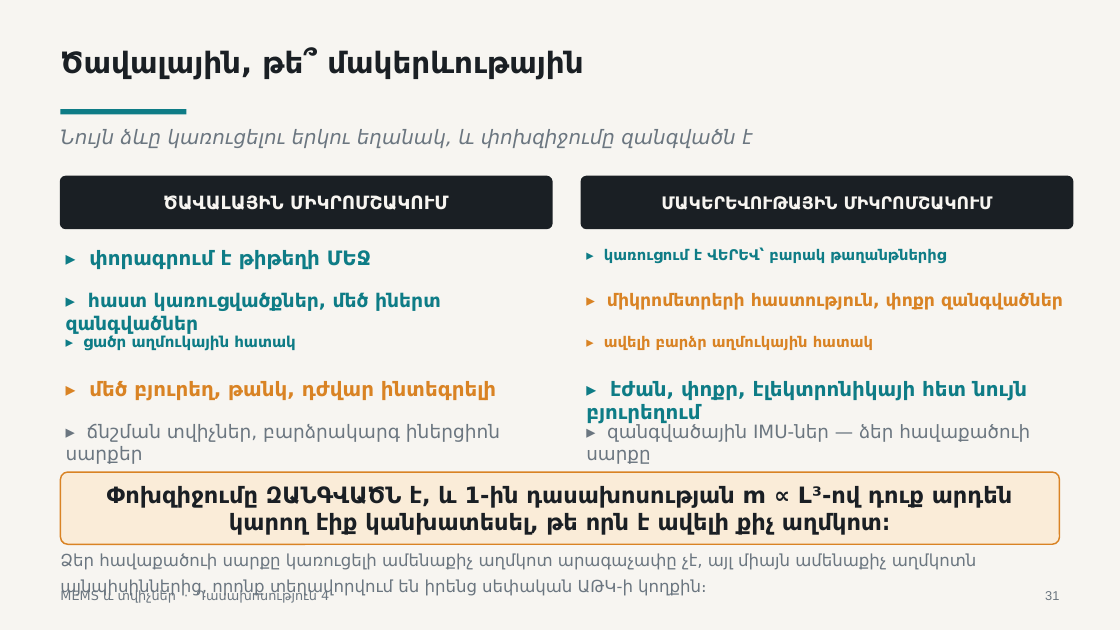
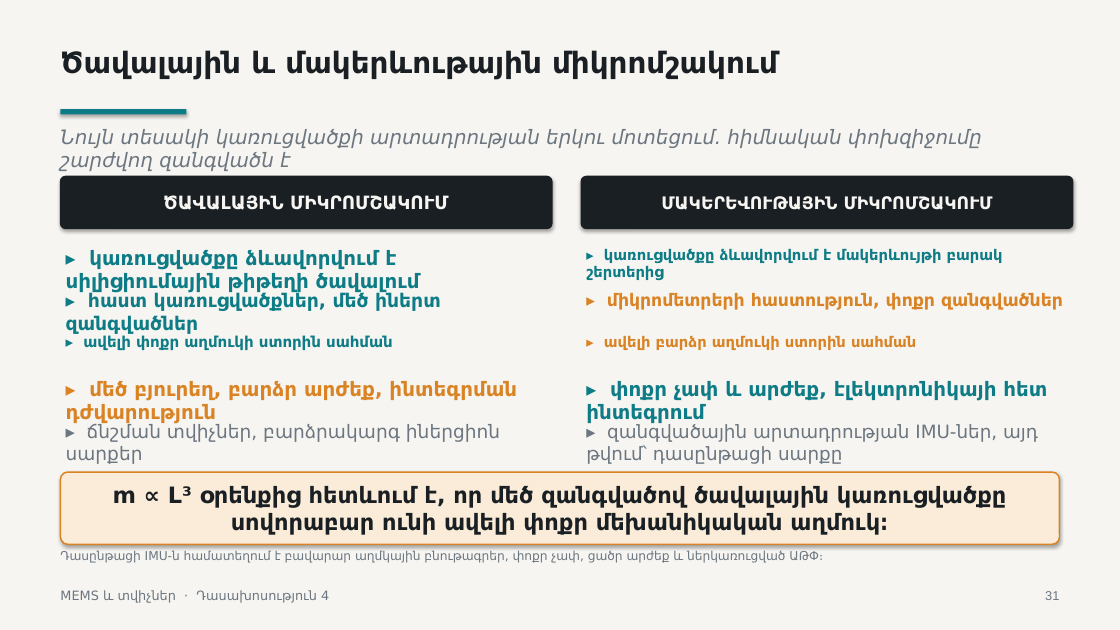
Before and after one commit to Vhovh99/mems-and-sensors-subject, a slide deck: slide 31 of lectures/lecture-04/output/L4-MEMS-structures-transduction-and-packaging-HY.pptx. Drawn at 1120x630 pixels with LibreOffice and Linux fonts; fonts in the diff are those of the drawing. Boxes give left, top, right and bottom in pixels: in the first picture for what was removed or moved away, otherwise in the second. Text is boxed around its words. In the diff, an @@ line names an element or a change of style, - is before the commit and + after.

```diff
--- a/lectures/lecture-04/output/L4-MEMS-structures-transduction-and-packaging-HY.pptx
+++ b/lectures/lecture-04/output/L4-MEMS-structures-transduction-and-packaging-HY.pptx
@@ text at (x1=60, y1=50, x2=778, y2=79): text changed @@
-Ծավալային, թե՞ մակերևութային
+Ծավալային և մակերևութային միկրոմշակում
@@ text at (x1=60, y1=129, x2=982, y2=171): text changed @@
-Նույն ձևը կառուցելու երկու եղանակ, և փոխզիջումը զանգվածն է
+Նույն տեսակի կառուցվածքի արտադրության երկու մոտեցում. հիմնական փոխզիջումը շարժվող զանգվածն է
@@ text at (x1=66, y1=250, x2=420, y2=294): text changed @@
-▸ փորագրում է թիթեղի ՄԵՋ
+▸ կառուցվածքը ձևավորվում է սիլիցիումային թիթեղի ծավալում
@@ text at (x1=586, y1=248, x2=1003, y2=280): text changed @@
-▸ կառուցում է ՎԵՐԵՎ՝ բարակ թաղանթներից
+▸ կառուցվածքը ձևավորվում է մակերևույթի բարակ շերտերից
@@ text at (x1=83, y1=335, x2=393, y2=350): text changed @@
-▸ ցածր աղմուկային հատակ
+▸ ավելի փոքր աղմուկի ստորին սահման
@@ text at (x1=604, y1=336, x2=916, y2=350): text changed @@
-▸ ավելի բարձր աղմուկային հատակ
+▸ ավելի բարձր աղմուկի ստորին սահման
@@ text at (x1=66, y1=381, x2=517, y2=425): text changed @@
-▸ մեծ բյուրեղ, թանկ, դժվար ինտեգրելի
+▸ մեծ բյուրեղ, բարձր արժեք, ինտեգրման դժվարություն
@@ text at (x1=586, y1=381, x2=1047, y2=425): text changed @@
-▸ էժան, փոքր, էլեկտրոնիկայի հետ նույն բյուրեղում
+▸ փոքր չափ և արժեք, էլեկտրոնիկայի հետ ինտեգրում
@@ text at (x1=586, y1=424, x2=1038, y2=464): text changed @@
-▸ զանգվածային IMU-ներ — ձեր հավաքածուի սարքը
+▸ զանգվածային արտադրության IMU-ներ, այդ թվում՝ դասընթացի սարքը
@@ shadow on in 5 elements at (x1=60, y1=176, x2=552, y2=229), (x1=581, y1=176, x2=1073, y2=229), (x1=0, y1=0, x2=1120, y2=630), (x1=60, y1=109, x2=187, y2=114), (x1=60, y1=472, x2=1060, y2=544) @@
@@ text in rounded rectangle at (x1=113, y1=486, x2=1006, y2=535): text changed @@
-Փոխզիջումը ԶԱՆԳՎԱԾՆ է, և 1-ին դասախոսության m ∝ L³-ով դուք արդեն կարող էիք կանխատեսել, թե որն է ավելի քիչ աղմկոտ։
+m ∝ L³ օրենքից հետևում է, որ մեծ զանգվածով ծավալային կառուցվածքը սովորաբար ունի ավելի փոքր մեխանիկական աղմուկ։
@@ text at (x1=60, y1=551, x2=823, y2=563): text changed; size 14.2 to 10.5 pt @@
-Ձեր հավաքածուի սարքը կառուցելի ամենաքիչ աղմկոտ արագաչափը չէ, այլ միայն ամենաքիչ աղմկոտն այնպիսիններից, որոնք տեղավորվում են իրենց սեփական ԱԹԿ-ի կողքին։
+Դասընթացի IMU-ն համատեղում է բավարար աղմկային բնութագրեր, փոքր չափ, ցածր արժեք և ներկառուցված ԱԹՓ։
```
Also in this commit, not shown: 41 other slides changed, 4 other files.
